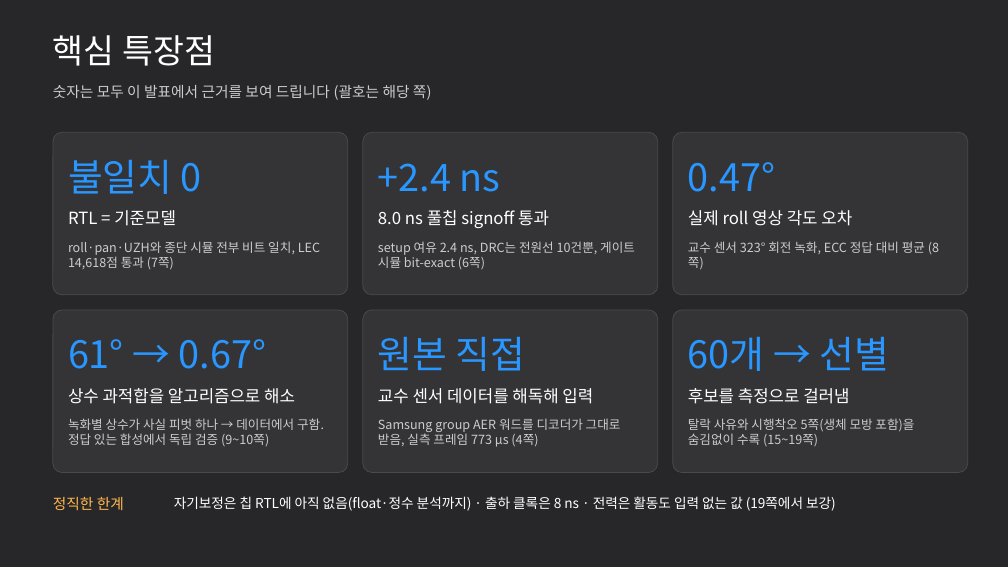
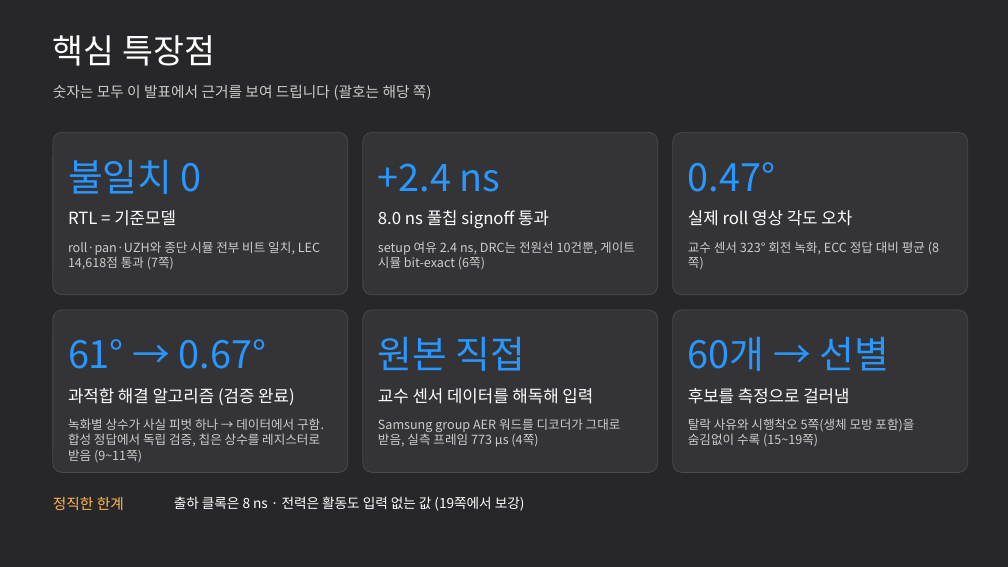
Before and after one commit to GangHeeJo/AI-SEMI, a slide deck: slide 2 of submission/REDRED_2차_발표자료_칩S.pptx. Drawn at 1008x567 pixels with LibreOffice and Linux fonts; fonts in the diff are those of the drawing. Boxes give left, top, right and bottom in pixels: in the first picture for what was removed or moved away, otherwise in the second. Text is boxed around its words. In the diff, an @@ line names an element or a change of style, - is before the commit and + after.

```diff
--- a/submission/REDRED_2차_발표자료_칩S.pptx
+++ b/submission/REDRED_2차_발표자료_칩S.pptx
@@ text at box(68, 388, 295, 405): text changed @@
-상수 과적합을 알고리즘으로 해소
+과적합 해결 알고리즘 (검증 완료)
@@ text at box(68, 418, 324, 462): text changed @@
-녹화별 상수가 사실 피벗 하나 → 데이터에서 구함. 정답 있는 합성에서 독립 검증 (9~10쪽)
+녹화별 상수가 사실 피벗 하나 → 데이터에서 구함. 합성 정답에서 독립 검증, 칩은 상수를 레지스터로 받음 (9~11쪽)
@@ text at box(174, 496, 525, 511): text changed @@
-자기보정은 칩 RTL에 아직 없음(float·정수 분석까지) · 출하 클록은 8 ns · 전력은 활동도 입력 없는 값 (19쪽에서 보강)
+출하 클록은 8 ns · 전력은 활동도 입력 없는 값 (19쪽에서 보강)
```
Also in this commit, not shown: 3 other slides changed, 3 other files.
